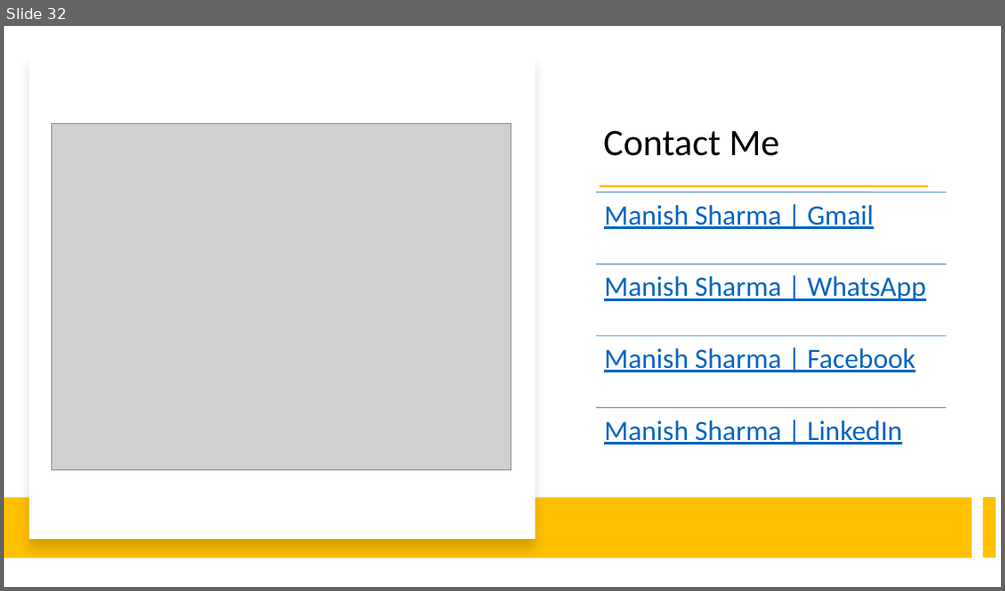
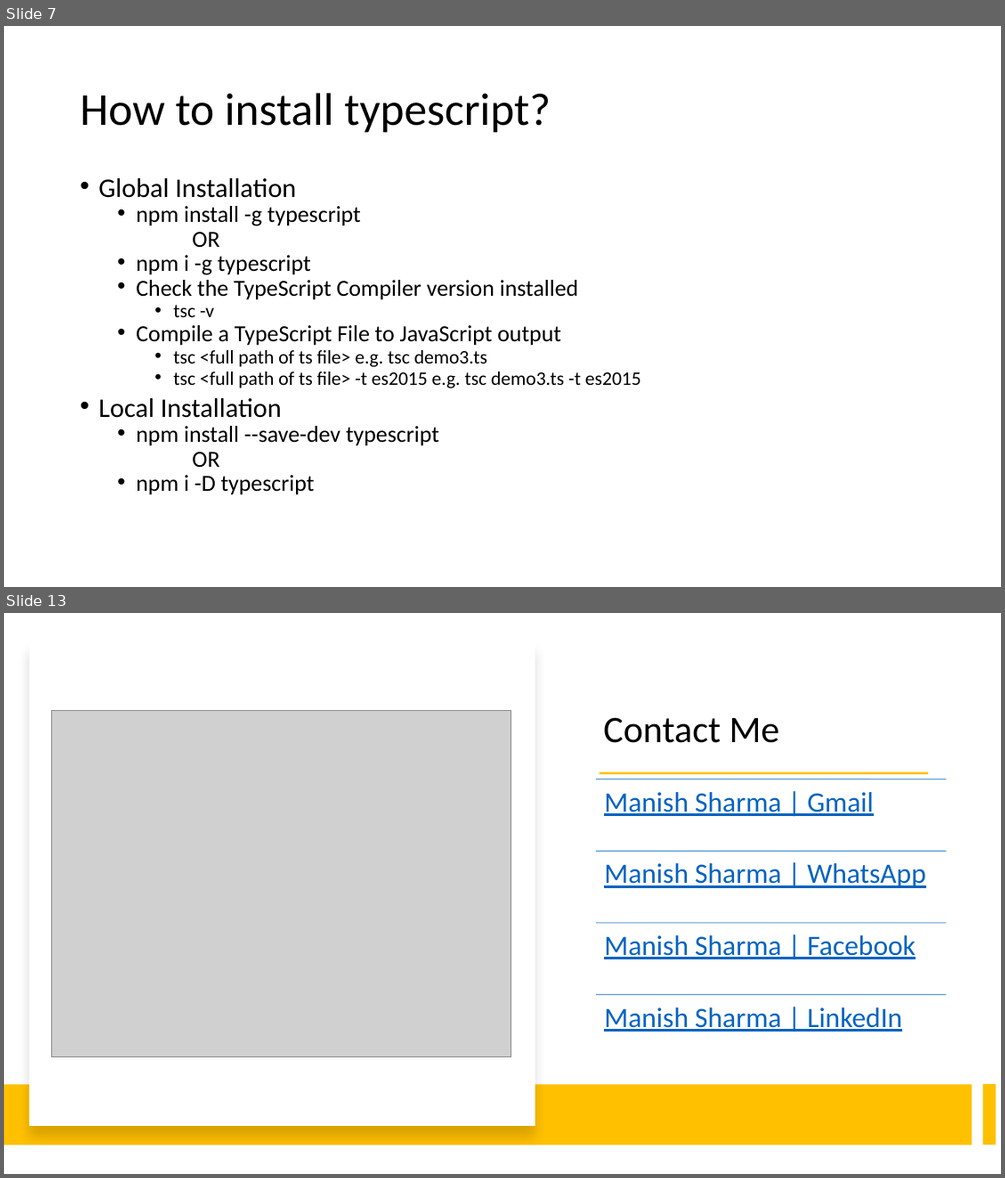
Before and after one commit to explore-with-manish/BFL_Byte_Jul23, a slide deck: Ng-Byte.pptx. Shown one above the other, each under a label of ours: slide 32 before the commit, slides 7 and 13 after it; the slides between them are not shown. The pictures are 1005x591 and 1005x1178 pixels, drawn with LibreOffice and Linux fonts; fonts in the diff are those of the drawing; grey boxes stand for pictures. Boxes give left, top, right and bottom in pixels: in the first picture for what was removed or moved away, otherwise in the second. Text is boxed around its words. In the diff, an @@ line names an element or a change of style, - is before the commit and + after.

```diff
--- a/Ng-Byte.pptx
+++ b/Ng-Byte.pptx
@@ slide 7 added at (4,26,1001,587), background #FFFFFF @@
@@ title added at (80,93,550,133), 44 pt, text #000000 @@
+How to install typescript?
@@ text added at (98,178,641,495), 22.2 pt, text #000000 @@
+• Global Installation
+  • npm install -g typescript
+  OR
+  • npm i -g typescript
+  • Check the TypeScript Compiler version installed
+    • tsc -v
+  • Compile a TypeScript File to JavaScript output
+    • tsc <full path of ts file> e.g. tsc demo3.ts
+    • tsc <full path of ts file> -t es2015 e.g. tsc demo3.ts -t es2015
+• Local Installation
+  • npm install --save-dev typescript
+  OR
+  • npm i -D typescript
@@ what was slide 32 is now slide 13 @@
```
Also in this commit, not shown: 11 other slides added, 31 slides removed.
